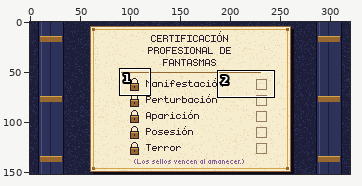
Two versions of one pixel-art file, arte/tomas/toma_cuaderno.aseprite. The first picture is a wide view before the edit; the outline marks the close-up.
Close-up. Old version:
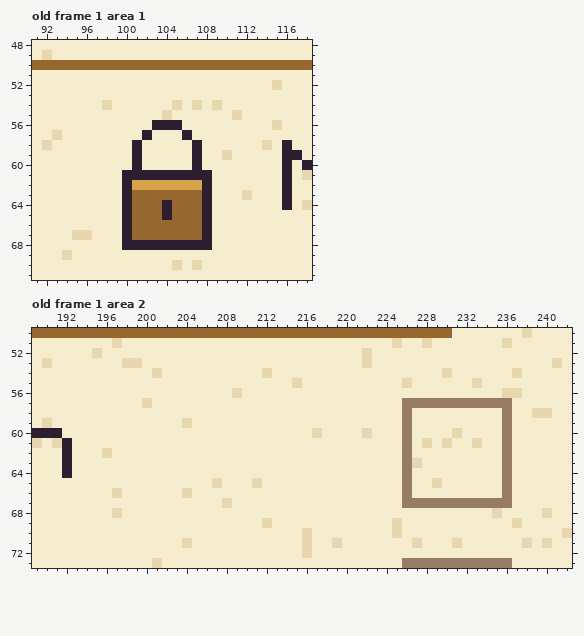
320x152 pixels, 1 frame. Shown: old frame 1 area 1: x 91..118, y 48..71; old frame 1 area 2: x 189..242, y 50..73. The commit also changed other frames or places, which this record leaves out.
The same view after the edit:
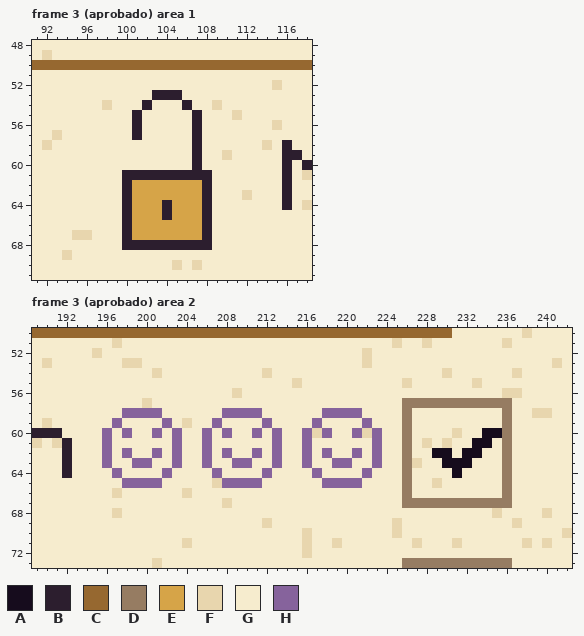
Palette (. is transparent): A #160c1d  B #2c1e2e  C #966830  D #967c62  E #d6a448  F #e8d6ae  G #f6ecce  H #86639c
A new or re-ordered frame is compared with the old frame closest to it.
What changed:
frames 1 -> 3
--- frame 3 (aprobado) area 1 is new; against old frame 1
@@ x 99..109 @@
 52 GGGGGGGGGGG
-53 GGGGGGGGGGG
-54 GGGGGGFGFGF
-55 GGGGGFGGGGG
-56 GGGGBBBGGGG
-57 GGGBGGGBGGG
-58 GGBGGGGGBGG
-59 GGBGGGGGBGG
-60 GGBGGGGGBGG
+53 GGGGBBBGGGG
+54 GGGBGGGBGGF
+55 GGBGGGGGBGG
+56 GGBGGGGGBGG
+57 GGBGGGGGBGG
+58 GGGGGGGGBGG
+59 GGGGGGGGBGG
+60 GGGGGGGGBGG
 61 GBBBBBBBBBG
 62 GBEEEEEEEBG
-63 GBCCCCCCCBG
-64 GBCCCBCCCBG
-65 GBCCCBCCCBG
-66 GBCCCCCCCBG
-67 GBCCCCCCCBG
+63 GBEEEEEEEBG
+64 GBEEEBEEEBG
+65 GBEEEBEEEBG
+66 GBEEEEEEEBG
+67 GBEEEEEEEBG
 68 GBBBBBBBBBG
--- frame 3 (aprobado) area 2 is new; against old frame 1
@@ x 189..242 @@
 57 GGGGGGGGGGGFGGGGGGGGGGGGGGGGGGGGGGGGGDDDDDDDDDDDGGGGGG
-58 GGGGGGGGGGGGGGGGGGGGGGGGGGGGGGGGGGGGGDGGGGGGGGGDGGFFGG
-59 GFGGGGGGGGGGGGGFGGGGGGGGGGGGGGGGGGGGGDGGGGGGGGGDGGGGGG
-60 BBBGGGGGGGGGGGGGGGGGGGGGGGGGFGGGGFGGGDGGGGFGGGGDGGGGGG
-61 FGFBGGGGGGGGGGGGGGGGGGGGGGGGGGGGGGGGGDGFGFGGFGGDGGGGGG
-62 GGGBGGGFGGGGGGGGGGGGGGGGGGGGGGGGGGGGGDGGGGGGGGGDGGGGGG
-63 GGGBGGGGGGGGGGGGGGGGGGGGGGGGGGGGGGGGGDFGGGGGGGGDGGGGGG
-64 GGGBGGGGGGGGGGGGGGGGGGGGGGGGGGGGGGGGGDGGGGGGGGGDGGGGGG
-65 GGGGGGGGGGGGGGGGGGFGGGFGGGGGGGGGGGGGGDGGFGGGGGGDGGGGGG
+58 GGGGGGGGGHHHHGGGGGGHHHHGGGGGGHHHHGGGGDGGGGGGGGGDGGFFGG
+59 GFGGGGGGHGGGGHGFGGHGGGGHGGGGHGGGGHGGGDGGGGGGGGGDGGGGGG
+60 BBBGGGGHGHGGHGHGGHGHGGHGHGGHFHGGHFHGGDGGGGFGGAADGGGGGG
+61 FGFBGGGHGGGGGGHGGHGGGGGGHGGHGGGGGGHGGDGFGFGGAAGDGGGGGG
+62 GGGBGGGHGHGGHGHGGHGHGGHGHGGHGHGGHGHGGDGGAAGAAGGDGGGGGG
+63 GGGBGGGHGGHHGGHGGHGGHHGGHGGHGGHHGGHGGDFGGAAAGGGDGGGGGG
+64 GGGBGGGGHGGGGHGGGGHGGGGHGGGGHGGGGHGGGDGGGGAGGGGDGGGGGG
+65 GGGGGGGGGHHHHGGGGGFHHHHGGGGGGHHHHGGGGDGGFGGGGGGDGGGGGG
 66 GGGGGGGGFGGGGGGFGGGGGGGGGGGGGGGGGGGGGDGGGGGGGGGDGGGGGG
Boxes around the changes in both close-ups, in picture pixels (x1, y1, x2, y2):
changed: (132, 90, 202, 240)
changed: (102, 408, 382, 488)
changed: (432, 428, 502, 478)
